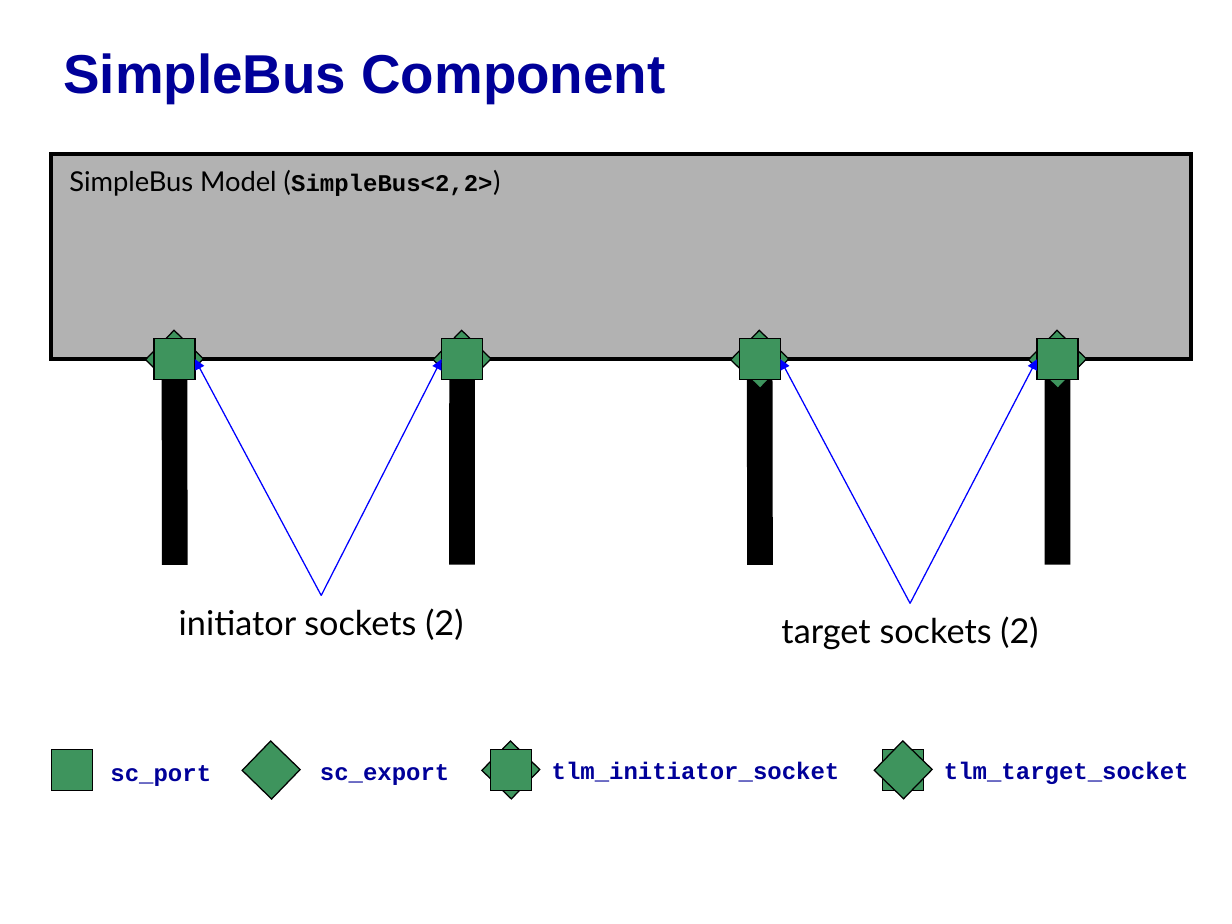
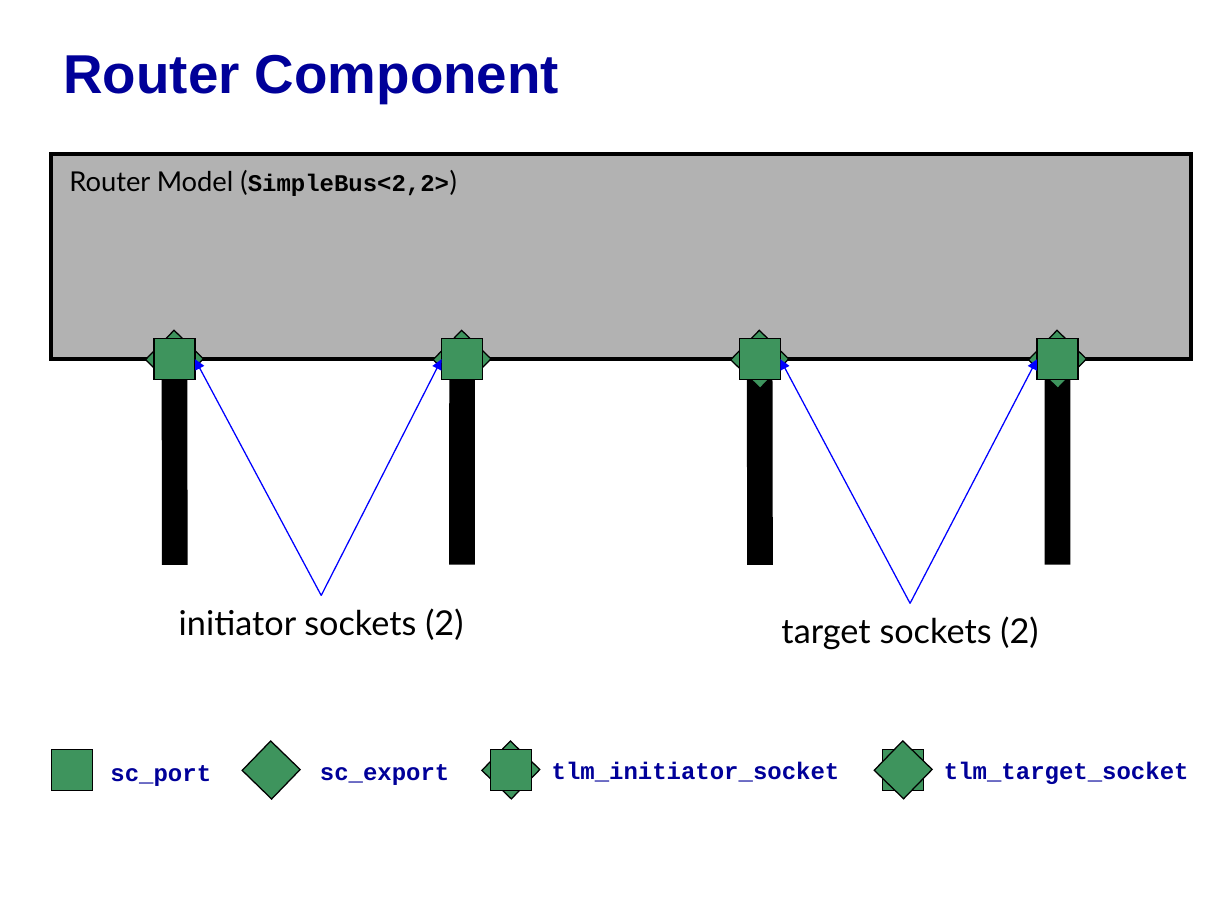
Before and after one commit to accellera-official/systemc, a slide deck: slide 14 of examples/tlm/lt_min_system/docs/lt_min_system_example.ppt. Drawn at 1232x924 pixels with LibreOffice and Linux fonts; fonts in the diff are those of the drawing; background and template pictures are left out. Boxes give left, top, right and bottom in pixels: in the first picture for what was removed or moved away, otherwise in the second. Text is boxed around its words. In the diff, an @@ line names an element or a change of style, - is before the commit and + after.

```diff
--- a/examples/tlm/lt_min_system/docs/lt_min_system_example.ppt
+++ b/examples/tlm/lt_min_system/docs/lt_min_system_example.ppt
@@ title at bbox=[63, 54, 559, 103]: text changed @@
-SimpleBus Component
+Router Component
@@ text at bbox=[69, 171, 449, 196]: text changed; size 16 to 14 pt; font Lato to Courier New; bold on @@
-SimpleBus Model (SimpleBus<2,2>)
+Router Model (SimpleBus<2,2>)
```
Also in this commit, not shown: 7 other slides changed.
